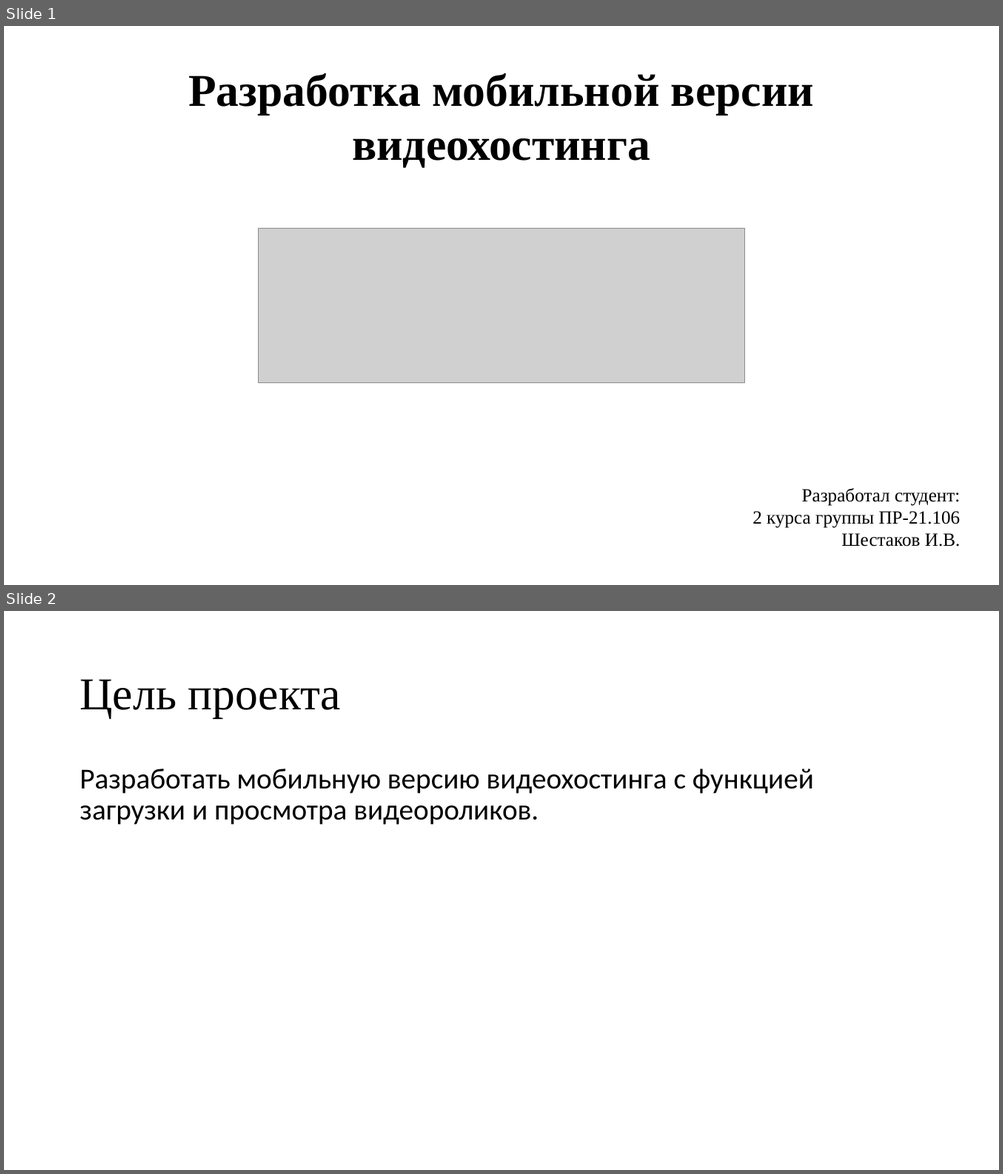
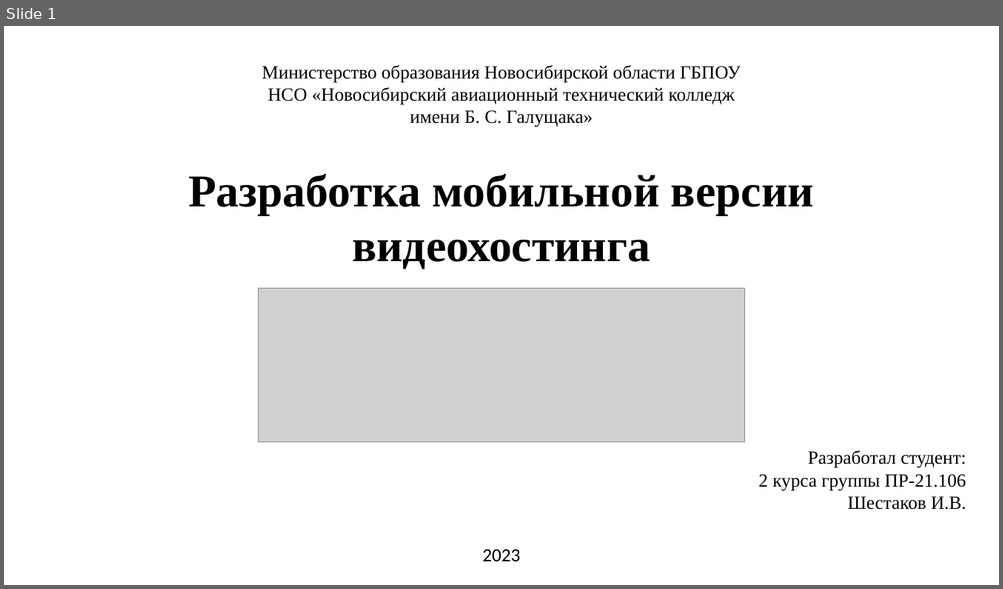
Before and after one commit to Shivronin/Cursa4, a slide deck: Презентация.pptx. Shown one above the other, each under a label of ours: slides 1 and 2 before the commit, slide 1 after it. The pictures are 1003x1174 and 1003x589 pixels, drawn with LibreOffice and Linux fonts; fonts in the diff are those of the drawing; grey boxes stand for pictures. Boxes give left, top, right and bottom in pixels: in the first picture for what was removed or moved away, otherwise in the second. Text is boxed around its words. In the diff, an @@ line names an element or a change of style, - is before the commit and + after.

```diff
--- a/Презентация.pptx
+++ b/Презентация.pptx
@@ slide 2 removed at bbox=[4, 611, 999, 1170], background #FFFFFF @@
@@ title removed at bbox=[79, 679, 341, 718] @@
-Цель проекта
@@ text removed at bbox=[79, 769, 814, 825] @@
-Разработать мобильную версию видеохостинга с функцией загрузки и просмотра видеороликов.
@@ slide 1 changed as well @@
@@ text added at bbox=[262, 65, 740, 127], 18 pt, text #000000 @@
+Министерство образования Новосибирской области ГБПОУ НСО «Новосибирский авиационный технический колледж имени Б. С. Галущака»
@@ text "Разработка мобильной версии видеохостинга": place and size @@
-text "Разработка мобильной версии видеохостинга" at bbox=[188, 73, 814, 168]
+text "Разработка мобильной версии видеохостинга" at bbox=[188, 174, 814, 269]
@@ picture: place and size @@
-picture at bbox=[259, 229, 745, 383]
+picture at bbox=[259, 289, 745, 443]
@@ text "Разработал студент:": place and size @@
-text "Разработал студент:" at bbox=[752, 488, 960, 547]
+text "Разработал студент:" at bbox=[758, 451, 966, 510]
@@ text added at bbox=[482, 549, 520, 562], 18 pt, text #000000 @@
+2023
```
Also in this commit, not shown: 4 other slides changed, 3 slides added, 5 other slides removed, 1 other file.
